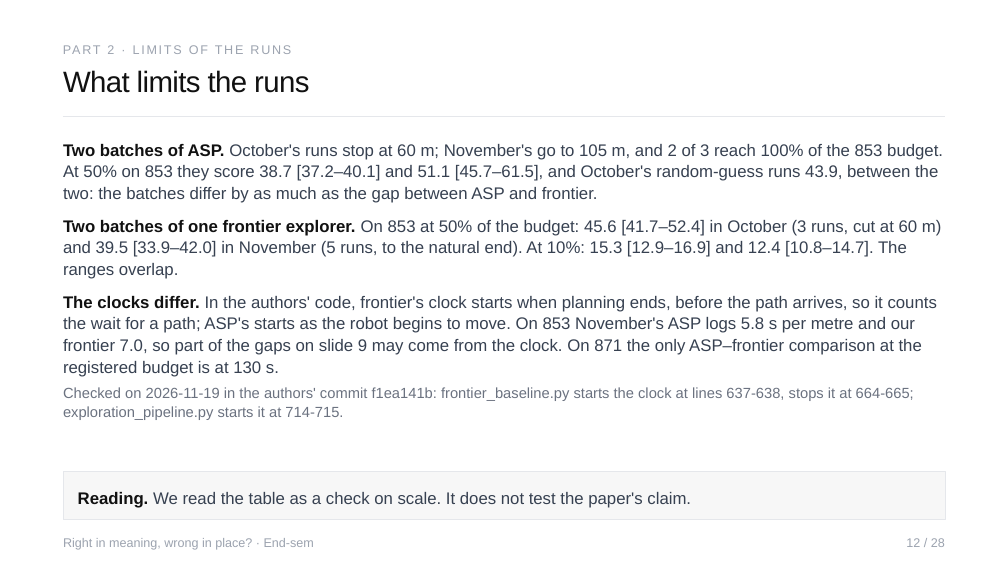
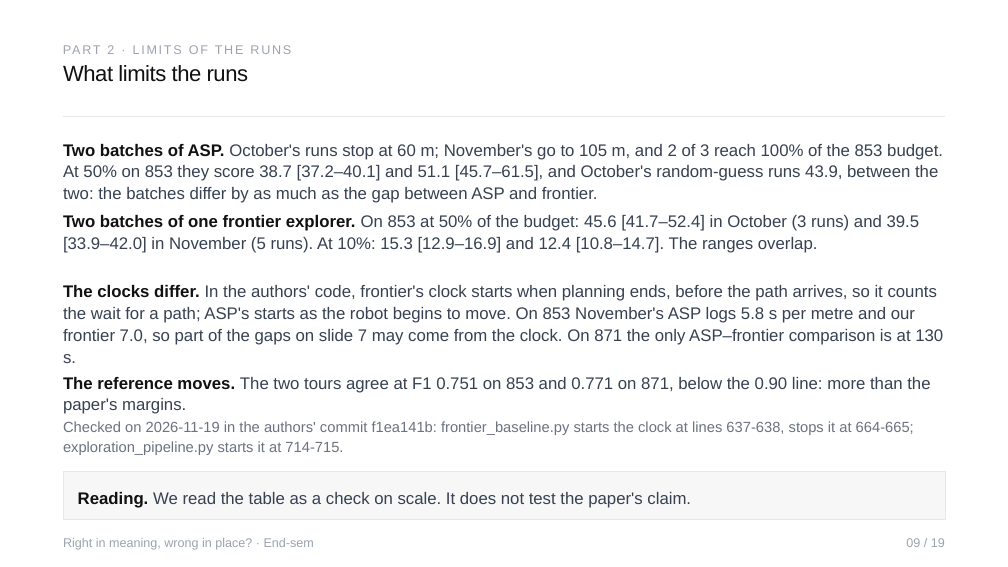
Before and after one commit to Sher110106/validity-aware-active-semantic-exploration, a slide deck: slide 9 of docs/endsem_2026-11/ASP_Endsem.pptx (slide 12 before the commit). Drawn at 1008x567 pixels with LibreOffice and Linux fonts; fonts in the diff are those of the drawing. Boxes give left, top, right and bottom in pixels: in the first picture for what was removed or moved away, otherwise in the second. Text is boxed around its words. In the diff, an @@ line names an element or a change of style, - is before the commit and + after.

```diff
--- a/docs/endsem_2026-11/ASP_Endsem.pptx
+++ b/docs/endsem_2026-11/ASP_Endsem.pptx
@@ text "What limits the runs" at [63, 65, 249, 82]: size 28 to 21 pt, letter spacing -0.6 to -0.4 pt; line spacing 32.2pt to 23.1pt @@
@@ text at [63, 215, 920, 253]: text changed @@
-Two batches of one frontier explorer. On 853 at 50% of the budget: 45.6 [41.7–52.4] in October (3 runs, cut at 60 m) and 39.5 [33.9–42.0] in November (5 runs, to the natural end). At 10%: 15.3 [12.9–16.9] and 12.4 [10.8–14.7]. The ranges overlap.
+Two batches of one frontier explorer. On 853 at 50% of the budget: 45.6 [41.7–52.4] in October (3 runs) and 39.5 [33.9–42.0] in November (5 runs). At 10%: 15.3 [12.9–16.9] and 12.4 [10.8–14.7]. The ranges overlap.
@@ text at [63, 285, 943, 363]: text changed @@
-The clocks differ. In the authors' code, frontier's clock starts when planning ends, before the path arrives, so it counts the wait for a path; ASP's starts as the robot begins to move. On 853 November's ASP logs 5.8 s per metre and our frontier 7.0, so part of the gaps on slide 9 may come from the clock. On 871 the only ASP–frontier comparison at the registered budget is at 130 s.
+The clocks differ. In the authors' code, frontier's clock starts when planning ends, before the path arrives, so it counts the wait for a path; ASP's starts as the robot begins to move. On 853 November's ASP logs 5.8 s per metre and our frontier 7.0, so part of the gaps on slide 7 may come from the clock. On 871 the only ASP–frontier comparison is at 130 s.
@@ text added at [63, 377, 930, 414], 16 pt, text #374151 @@
+The reference moves. The two tours agree at F1 0.751 on 853 and 0.771 on 871, below the 0.90 line: more than the paper's margins.
@@ text "Checked on 2026-11-19 in the ...": place and size @@
-text "Checked on 2026-11-19 in the ..." at [63, 387, 914, 420]
+text "Checked on 2026-11-19 in the ..." at [63, 421, 914, 455]
@@ text at [906, 538, 945, 547]: text changed @@
-12 / 28
+09 / 19
```
Also in this commit, not shown: 33 other slides changed, 2 slides added, 2 slides removed, 8 other files.
